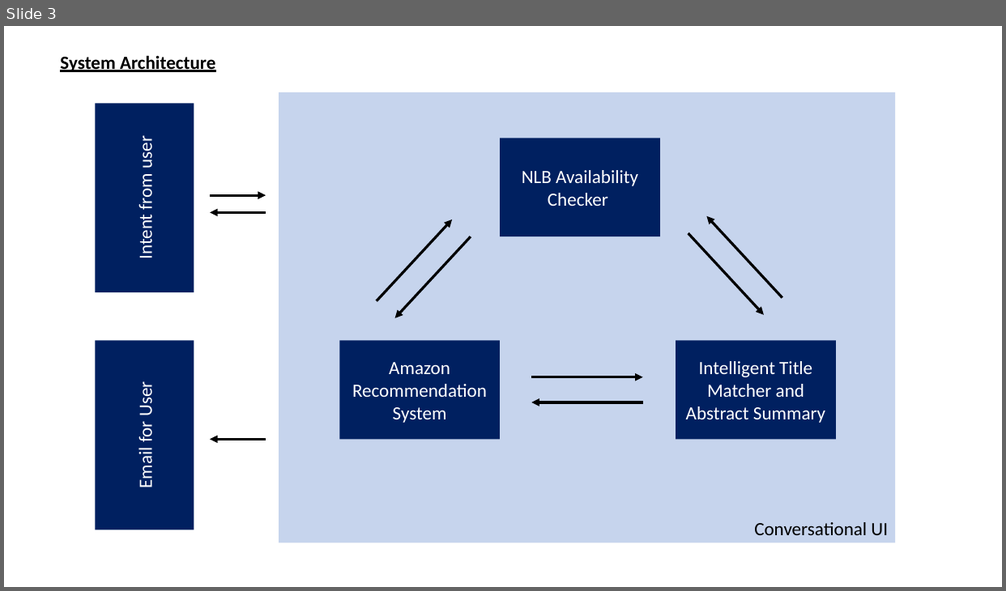
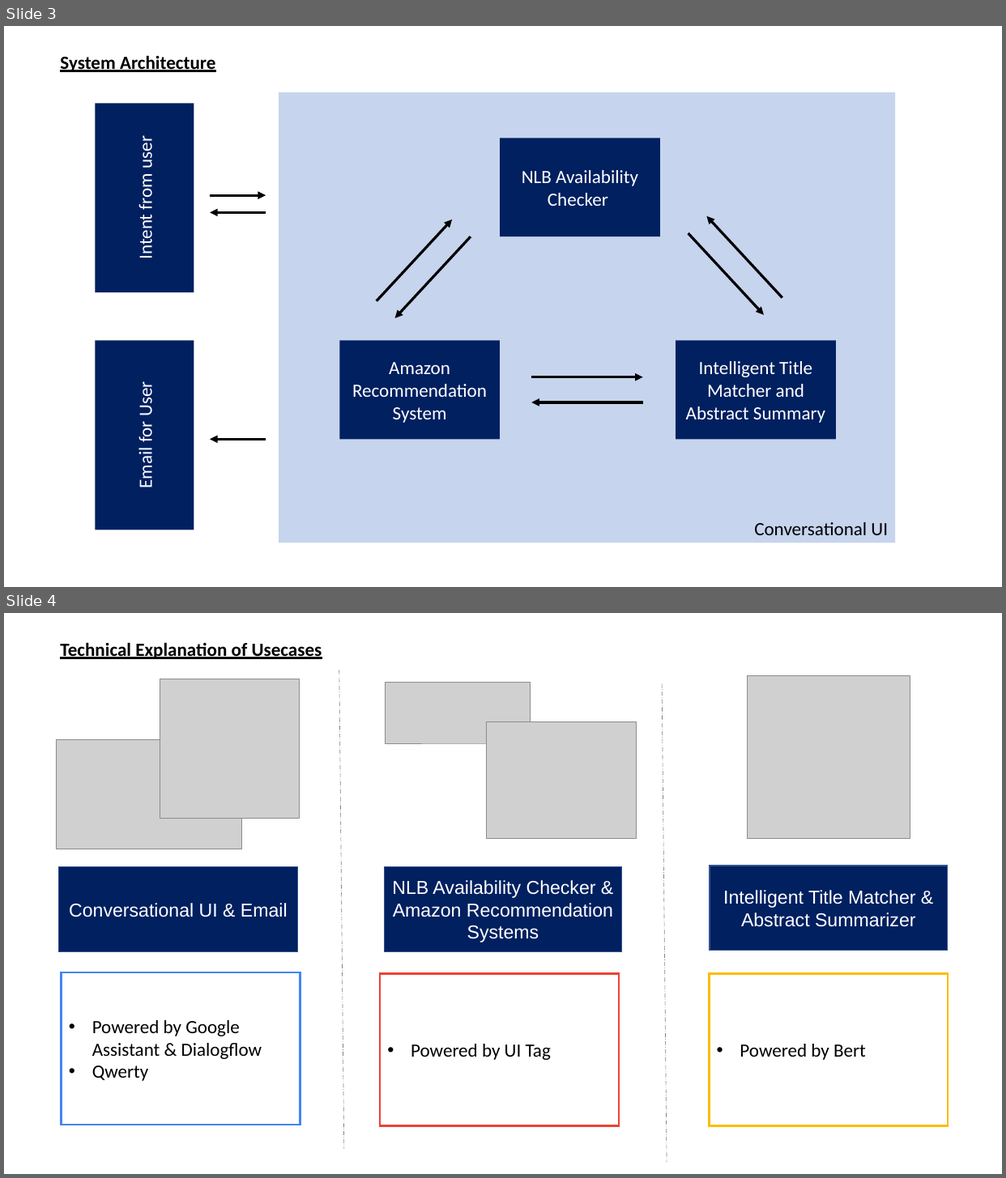
Before and after one commit to AftTheRain/ISA-PM-IPA-2021-01-09-IS02PT-GRP-SmartLibrarian, a slide deck: Video/ISS IPA PROJECT PRESENTATION - SYSTEM ARCHITECTURE.pptx. Shown one above the other, each under a label of ours: slide 3 before the commit, slides 3 and 4 after it. The pictures are 1006x591 and 1006x1178 pixels, drawn with LibreOffice and Linux fonts; fonts in the diff are those of the drawing; grey boxes stand for pictures. Boxes give left, top, right and bottom in pixels: in the first picture for what was removed or moved away, otherwise in the second. Text is boxed around its words. In the diff, an @@ line names an element or a change of style, - is before the commit and + after.

Commit message:
Updated Video System Architecture

```diff
--- a/Video/ISS IPA PROJECT PRESENTATION - SYSTEM ARCHITECTURE.pptx
+++ b/Video/ISS IPA PROJECT PRESENTATION - SYSTEM ARCHITECTURE.pptx
@@ slide 4 added at [4,613,1002,1174], background #FFFFFF @@
@@ text added at [60,642,322,659], 18 pt, text #000000, bold, underline @@
+Technical Explanation of Usecases
@@ picture added at [160,679,299,818] @@
@@ line added from (339, 670) to (344, 1149), #808080 0.5 pt dashed @@
@@ picture added at [386,682,531,743] @@
@@ line added from (662, 683) to (667, 1162), #808080 0.5 pt dashed @@
@@ picture added at [748,676,910,839] @@
@@ picture added at [486,722,636,839] @@
@@ picture added at [57,739,242,849] @@
@@ rectangle added at [58,867,298,952], fill #002060, outline #325491 1 pt, 18 pt, text #FFFFFF @@
+Conversational UI & Email
@@ rectangle added at [385,867,622,952], fill #002060, outline #325491 1 pt, 18 pt, text #FFFFFF @@
+NLB Availability Checker & Amazon Recommendation Systems
@@ rectangle added at [710,866,948,951], fill #002060, outline #325491 1 pt, 18 pt, text #FFFFFF @@
+Intelligent Title Matcher & Abstract Summarizer
@@ rectangle added at [62,973,300,1125], outline #4285F4 2 pt, 18 pt, text #000000 @@
+• Powered by Google Assistant & Dialogflow
+• Qwerty
@@ rectangle added at [380,973,619,1126], outline #EA4335 2 pt, 18 pt, text #000000 @@
+• Powered by UI Tag
@@ rectangle added at [710,973,948,1126], outline #FBBC05 2 pt, 18 pt, text #000000 @@
+• Powered by Bert
```
Also in this commit, not shown: 1 slide changed, 3 other slides added.
